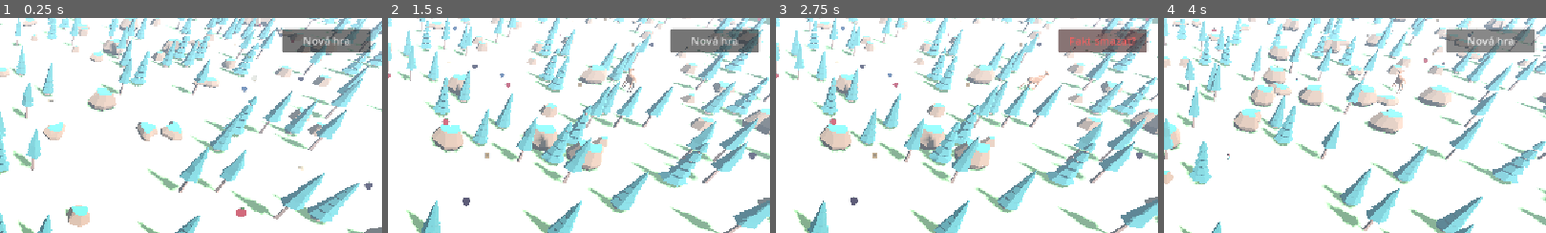
Above: before the commit, frames 1-4 (left to right).
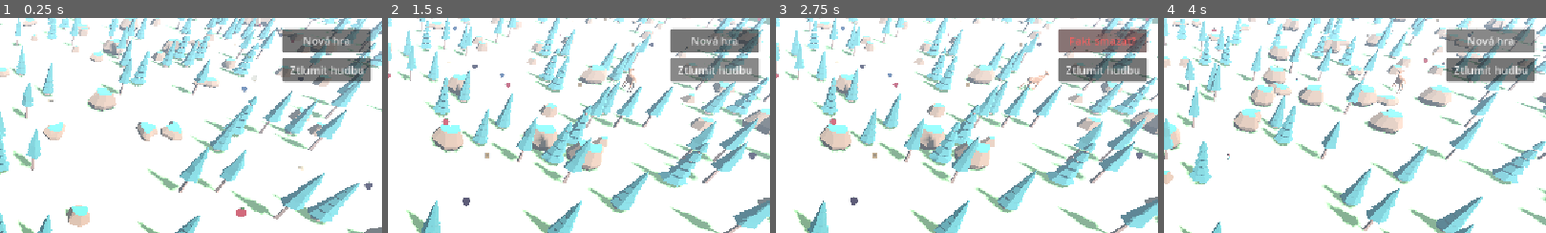
Above: after the commit, the same moments.

Repository: sirdik/zola-game-1
Game: Godot game, scene res://game/world/Forest.tscn
Two runs of this game, one before a commit and one after it. Both use one fixed random seed, a clock stepped at 60 frames per second and the inputs below. Sound files missing from this copy of the repository are replaced by a short silence.
Inputs (mouse positions are % of the whole screen's width and height, from its top left):
- Up to frame 1 (0.25 s): no input
- Up to frame 2 (1.5 s): click (93, 12) at 0.5 s, where only the run after the commit has a clickable "Ztlumit hudbu"; click (93, 12) at 1.25 s, where only the run after the commit has a clickable "Zapnout hudbu"
- Up to frame 3 (2.75 s): click "Nová hra" at 2 s
- Up to frame 4 (4 s): click "Fakt smazat?" at 2.75 s; tap Enter (p1_action) at 3.5, 3.6 s; hold Up (p1_move_forward) from 3.53 s (still down); tap Space (p1_jump) at 3.77 s
The pictures show only the part of the screen within x 50-100%, y 0-50%; the shares and areas given below are measured in that part.

The runs differ from the first frame. In frame 1, 2.7% of the frame differs, in the area x 73-98%, y 18-31%; in frame 2, 2.6%; in frame 3, 2.7%; in frame 4, 2.7%.

Commit message:
Add a music mute/unmute button to the HUD
MusicPlayer joins a "music_player" group (matching the project's
existing group-based cross-node lookup pattern) so the HUD can find and
toggle it without a direct scene reference. Toggles stream_paused
(pauses/resumes in place, no restart) and flips the button label to
describe the next action, matching the reset button's style.

Co-Authored-By: Claude Sonnet 5 <noreply@anthropic.com>
Claude-Session: https://claude.ai/code/session_014rTmxJaND9vaABnW6Byv9U

Diff:
--- a/game/ui/HUD.tscn
+++ b/game/ui/HUD.tscn
@@ -30,3 +30,13 @@
 offset_bottom = 52.0
 grow_horizontal = 0
 text = "Nová hra"
+
+[node name="MusicButton" type="Button" parent="."]
+anchor_left = 1.0
+anchor_right = 1.0
+offset_left = -150.0
+offset_top = 60.0
+offset_right = -16.0
+offset_bottom = 96.0
+grow_horizontal = 0
+text = "Ztlumit hudbu"
--- a/game/ui/hud.gd
+++ b/game/ui/hud.gd
@@ -7,11 +7,14 @@
 const RESET_CONFIRM_WINDOW := 3.0
 const RESET_LABEL := "Nová hra"
 const RESET_CONFIRM_LABEL := "Fakt smazat?"
+const MUSIC_MUTE_LABEL := "Ztlumit hudbu"
+const MUSIC_UNMUTE_LABEL := "Zapnout hudbu"
 
 @onready var resource_bar: HBoxContainer = $ResourceBar
 @onready var energy_bar_fill: ColorRect = $EnergyBarBg/EnergyBarFill
 @onready var eat_menu: VBoxContainer = $EatMenu
 @onready var reset_button: Button = $ResetButton
+@onready var music_button: Button = $MusicButton
 
 var _resource_labels: Dictionary = {}
 var _eat_menu_entries: Array[Dictionary] = []
@@ -27,6 +30,7 @@
 	Game.energy_changed.connect(_on_energy_changed)
 	_on_energy_changed(Game.energy)
 	reset_button.pressed.connect(_on_reset_button_pressed)
+	music_button.pressed.connect(_on_music_button_pressed)
 
 func _build_resource_bar() -> void:
 	for id in Items.all_ids():
@@ -171,6 +175,13 @@
 	_reset_timer = RESET_CONFIRM_WINDOW
 	reset_button.text = RESET_CONFIRM_LABEL
 	reset_button.modulate = Color(1.0, 0.4, 0.4)
+
+func _on_music_button_pressed() -> void:
+	var music_player := get_tree().get_first_node_in_group("music_player") as AudioStreamPlayer
+	if music_player == null:
+		return
+	music_player.stream_paused = not music_player.stream_paused
+	music_button.text = MUSIC_UNMUTE_LABEL if music_player.stream_paused else MUSIC_MUTE_LABEL
 
 func _process(delta: float) -> void:
 	if _reset_pending:
--- a/game/world/forest.gd
+++ b/game/world/forest.gd
@@ -11,6 +11,7 @@
 	env.ambient_light_color = Palette.CREAM.lerp(Palette.SKY_BLUE, 0.3)
 
 	var music_player: AudioStreamPlayer = $MusicPlayer
+	music_player.add_to_group("music_player")
 	if music_player.stream != null:
 		music_player.finished.connect(music_player.play)
 		music_player.play()
